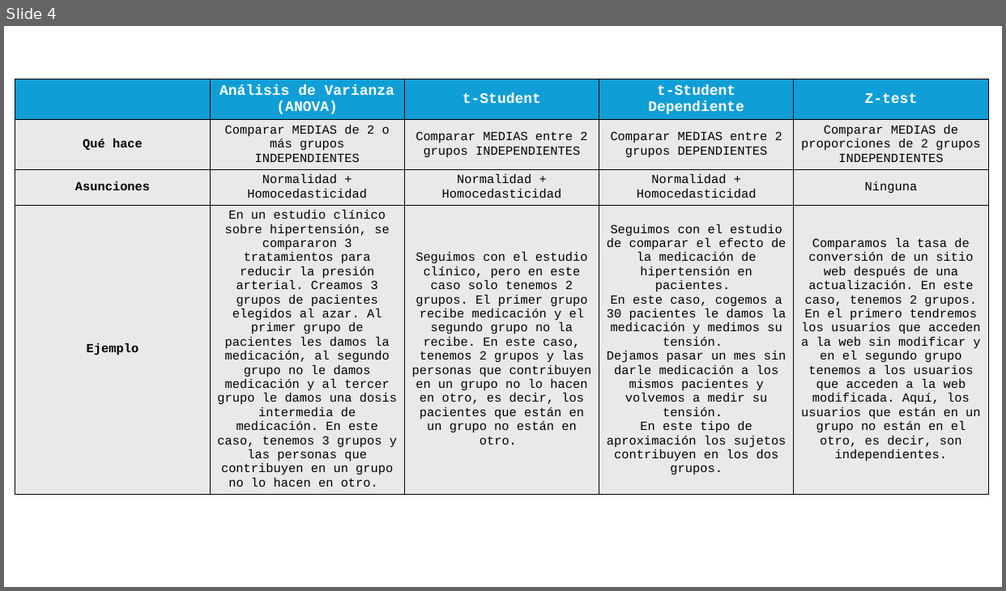
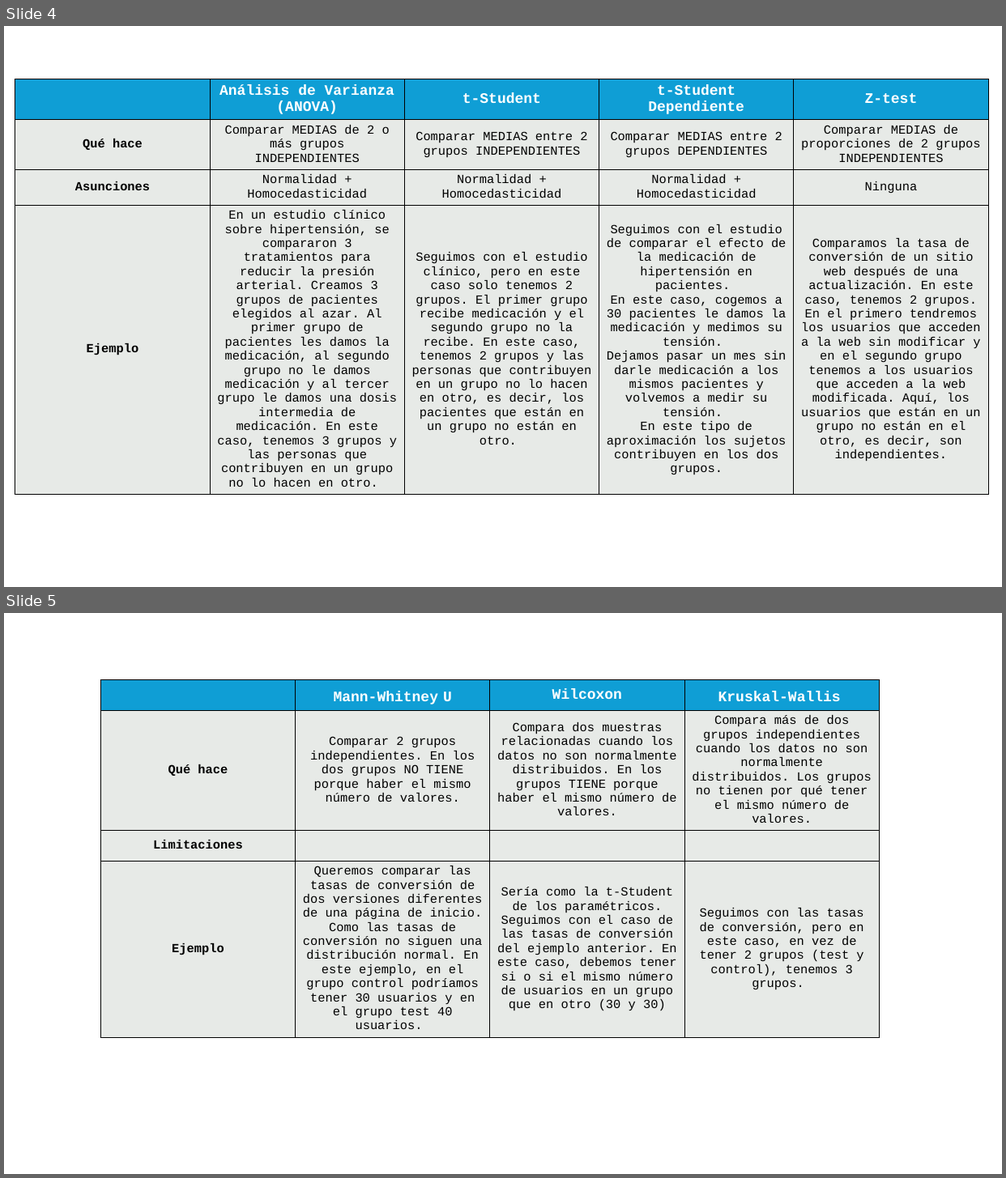
Before and after one commit to Hack-io-Data/Imagenes, a slide deck: 02-Imagenes/A:B_Testing/PowerPointImagenes.pptx. Shown one above the other, each under a label of ours: slide 4 before the commit, slides 4 and 5 after it. The pictures are 1006x591 and 1006x1178 pixels, drawn with LibreOffice and Linux fonts; fonts in the diff are those of the drawing. Boxes give left, top, right and bottom in pixels: in the first picture for what was removed or moved away, otherwise in the second. Text is boxed around its words. In the diff, an @@ line names an element or a change of style, - is before the commit and + after.

```diff
--- a/02-Imagenes/A:B_Testing/PowerPointImagenes.pptx
+++ b/02-Imagenes/A:B_Testing/PowerPointImagenes.pptx
@@ slide 5 added at (4,613,1002,1174), background #FFFFFF @@
@@ table added at (100,680,879,1071), 4 rows, 4 columns @@
+ | Mann-Whitney U | Wilcoxon | Kruskal-Wallis
+Qué hace | Comparar 2 grupos independientes. En los dos grupos NO TIENE porque haber el mismo número de valores. | Compara dos muestras relacionadas cuando los datos no son normalmente distribuidos. En los grupos TIENE porque haber el mismo número de valores. | Compara más de dos grupos independientes cuando los datos no son normalmente distribuidos. Los grupos no tienen por qué tener el mismo número de valores.
+Limitaciones |  |  | 
+Ejemplo | Queremos comparar las tasas de conversión de dos versiones diferentes de una página de inicio. Como las tasas de conversión no siguen una distribución normal. En este ejemplo, en el grupo control podríamos tener 30 usuarios y en el grupo test 40 usuarios. | Sería como la t-Student de los paramétricos. Seguimos con el caso de las tasas de conversión del ejemplo anterior. En este caso, debemos tener si o si el mismo número de usuarios en un grupo que en otro (30 y 30) | Seguimos con las tasas de conversión, pero en este caso, en vez de tener 2 grupos (test y control), tenemos 3 grupos.
```
Also in this commit, not shown: 4 other files.
